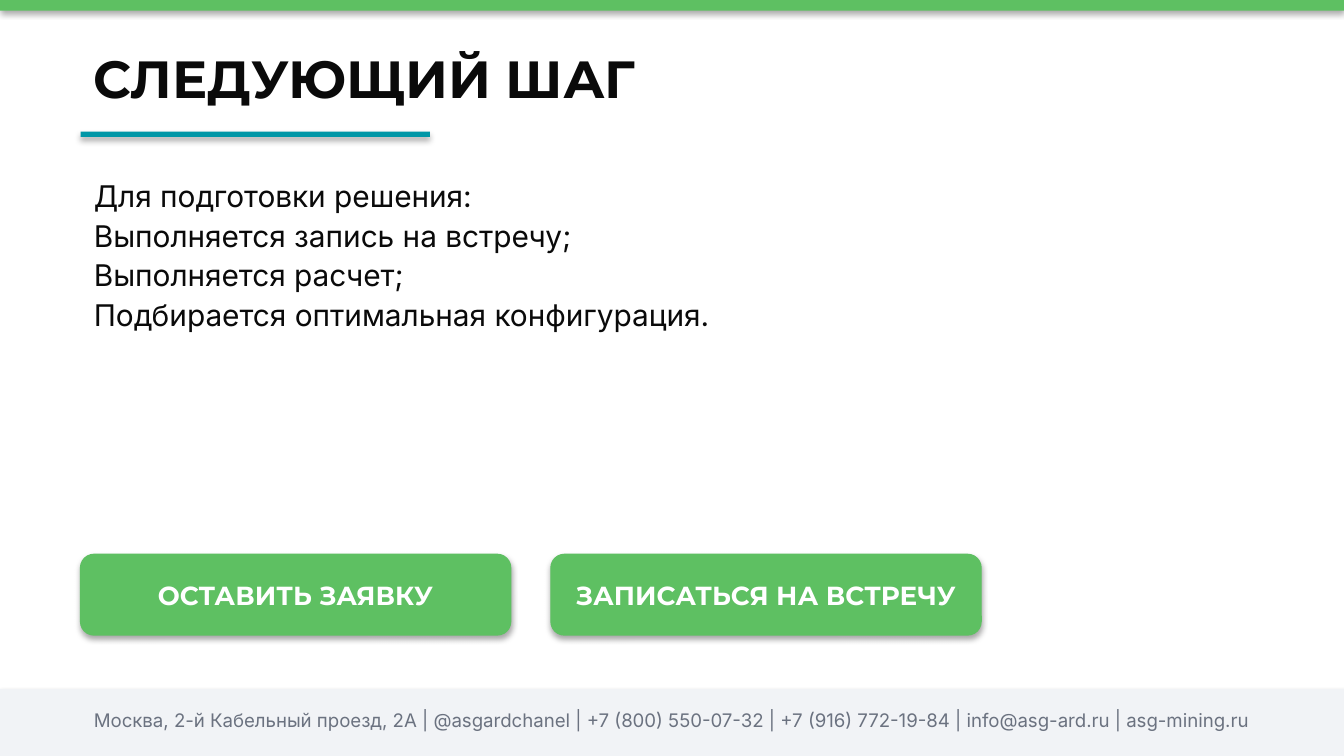
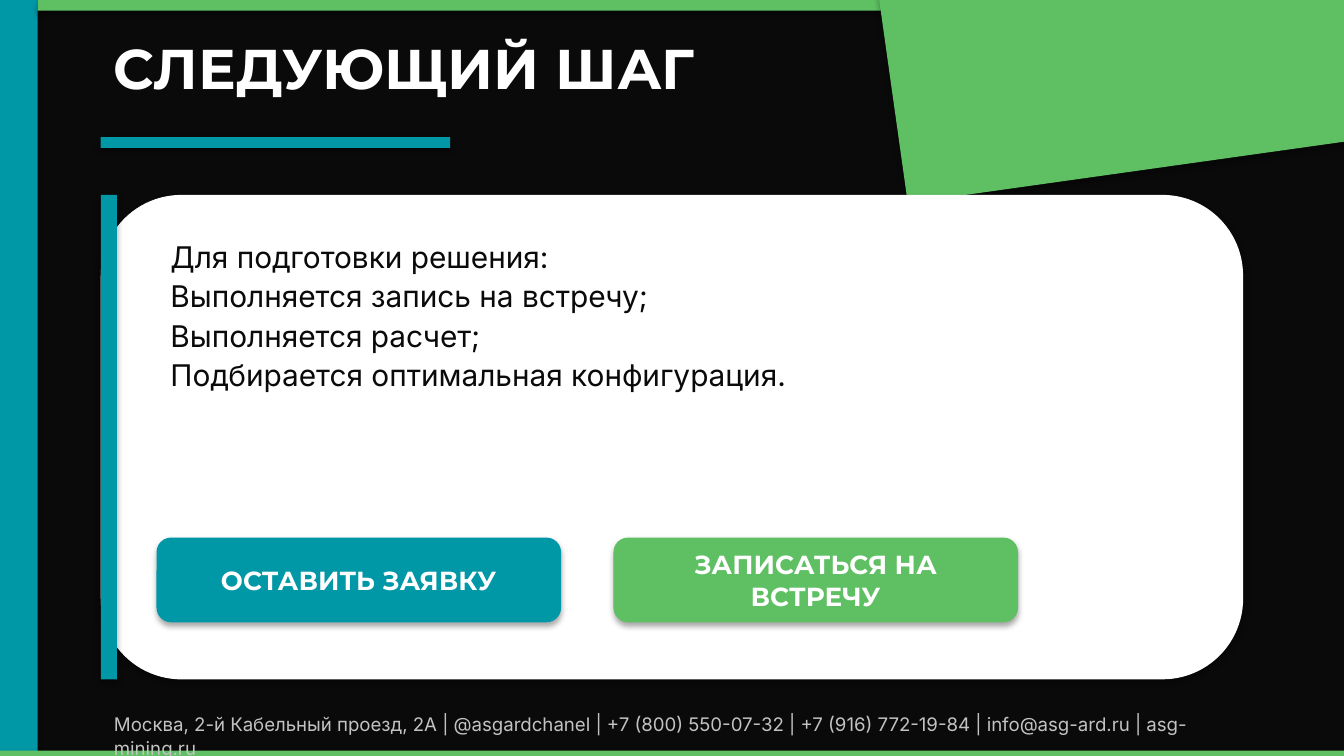
Before and after one commit to Machibo/remote, a slide deck: slide 20 of output/redesign.pptx. Drawn at 1344x756 pixels with LibreOffice and Linux fonts; fonts in the diff are those of the drawing. Boxes give left, top, right and bottom in pixels: in the first picture for what was removed or moved away, otherwise in the second. Text is boxed around its words. In the diff, an @@ line names an element or a change of style, - is before the commit and + after.

```diff
--- a/output/redesign.pptx
+++ b/output/redesign.pptx
@@ rectangle added at bbox=[0, 0, 1344, 755], fill #0A0A0A @@
@@ rectangle added at bbox=[0, 0, 38, 755], fill #0097A7 @@
@@ rectangle: place and size @@
-rectangle at bbox=[0, 0, 1344, 11]
+rectangle at bbox=[38, 0, 1344, 11]
@@ text "СЛЕДУЮЩИЙ ШАГ": place and size @@
-text "СЛЕДУЮЩИЙ ШАГ" at bbox=[94, 51, 636, 106]
+text "СЛЕДУЮЩИЙ ШАГ" at bbox=[114, 38, 695, 97]
@@ text "СЛЕДУЮЩИЙ ШАГ" at bbox=[114, 38, 695, 97]: size 28 to 30 pt, text colour #0A0A0A to #FFFFFF; line spacing 1.1 to 1 @@
@@ rectangle added at bbox=[872, 0, 1344, 203], fill #5EC062 @@
@@ rectangle: place and size @@
-rectangle at bbox=[81, 132, 430, 137]
+rectangle at bbox=[101, 137, 450, 148]
@@ rounded rectangle added at bbox=[101, 195, 1243, 679], fill #FFFFFF @@
@@ rectangle added at bbox=[101, 195, 117, 679], fill #0097A7 @@
@@ text "Для подготовки решения:": place and size @@
-text "Для подготовки решения:" at bbox=[94, 185, 710, 332]
+text "Для подготовки решения:" at bbox=[170, 246, 786, 392]
@@ rounded rectangle "ОСТАВИТЬ ЗАЯВКУ": place and size @@
-rounded rectangle "ОСТАВИТЬ ЗАЯВКУ" at bbox=[81, 554, 511, 634]
+rounded rectangle "ОСТАВИТЬ ЗАЯВКУ" at bbox=[157, 538, 560, 621]
@@ rounded rectangle "ОСТАВИТЬ ЗАЯВКУ" at bbox=[157, 538, 560, 621]: fill #5EC062 to #0097A7; outline #5EC062 0.75 pt to #0097A7 0.75 pt @@
@@ rounded rectangle "ЗАПИСАТЬСЯ НА ВСТРЕЧУ": place and size @@
-rounded rectangle "ЗАПИСАТЬСЯ НА ВСТРЕЧУ" at bbox=[551, 554, 981, 634]
+rounded rectangle "ЗАПИСАТЬСЯ НА ВСТРЕЧУ" at bbox=[614, 538, 1017, 621]
@@ text "Москва, 2-й Кабельный проезд, 2А ...": place and size @@
-text "Москва, 2-й Кабельный проезд, 2А ..." at bbox=[94, 712, 1248, 731]
+text "Москва, 2-й Кабельный проезд, 2А ..." at bbox=[114, 715, 1186, 756]
@@ text "Москва, 2-й Кабельный проезд, 2А ..." at bbox=[114, 715, 1186, 756]: text colour #6B7280 to #C2C2C2 @@
@@ rectangle: place and size @@
-rectangle at bbox=[0, 688, 1344, 755]
+rectangle at bbox=[0, 750, 1344, 755]
@@ rectangle at bbox=[0, 750, 1344, 755]: fill #F1F3F6 to #5EC062 @@
```
Also in this commit, not shown: 19 other slides changed, 1 other file.
